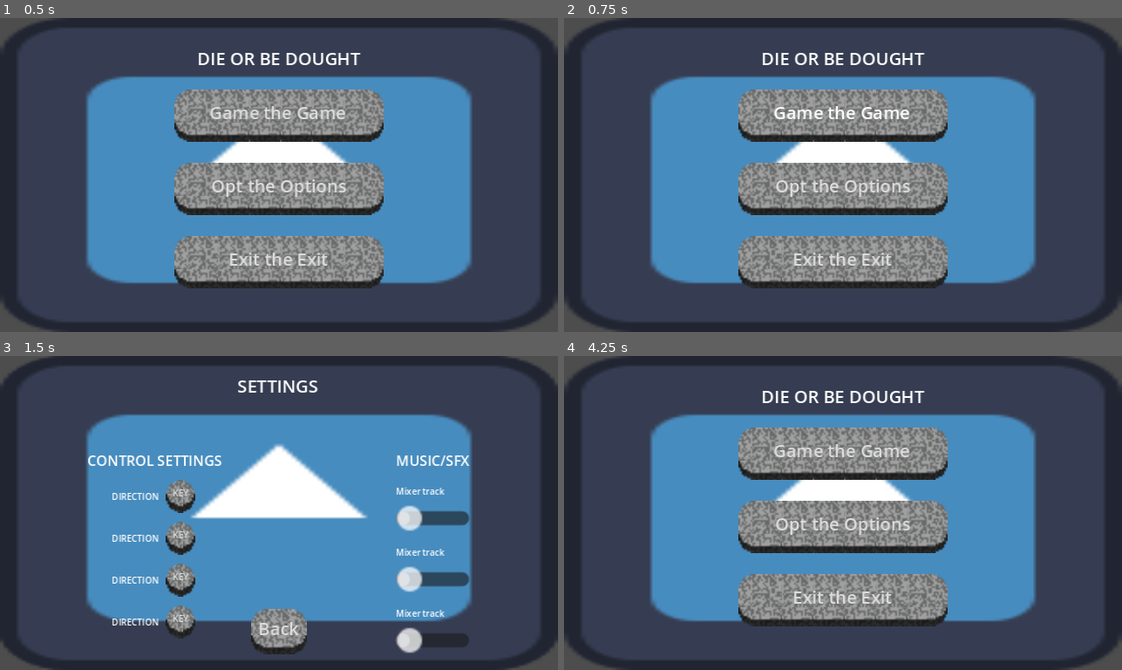
Above: before the commit, frames 1-4 (two rows, left to right).
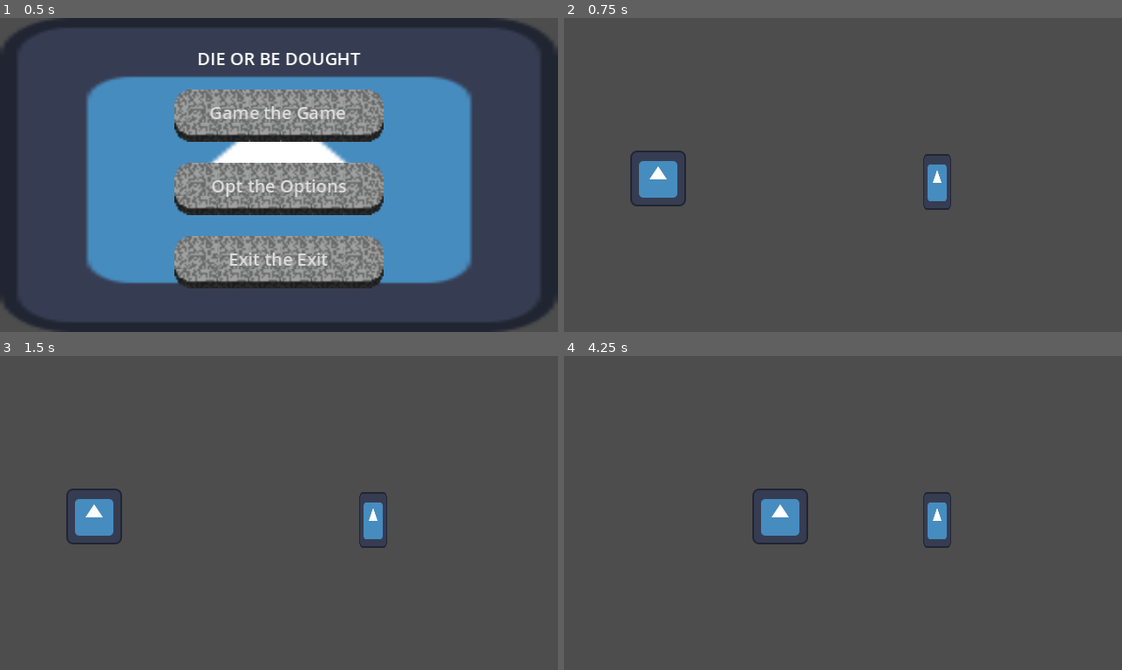
Above: after the commit, the same moments.

Repository: KxUgh/48h-game-jam-game
Game: Godot game, scene res://scenes/main_menu.tscn
Same seed, same stepped clock (60 frames per second), same inputs: the game is played once before the commit and once after it. The engine's default icon, where the game draws it, is replaced by a stand-in: a white triangle on a blue panel in a dark square.
Inputs (mouse positions are in pixels of both pictures, inside the frame that each line leads up to):
- Up to frame 1 (0.5 s): no input
- Up to frame 2 (0.75 s): click "Game the Game" at 0.5 s
- Up to frame 3 (1.5 s): click (279, 525) at 1.25 s, where only the run before the commit has a clickable "Opt the Options"
- Up to frame 4 (4.25 s): click (742, 494) at 2 s, where only the run before the commit has a clickable "KEY"; click (843, 632) at 2.75 s, where only the run before the commit has a clickable "Back"; tap Enter at 3.5 s; hold D (right) from 3.53 s (still down)

Frame 1 is identical in both runs. In frame 2, 58% of the frame differs, in the area x 0-100%, y 0-100%; in frame 3, 60%; in frame 4, 58%.

Commit message:
Add caveman

Diff:
--- /dev/null
+++ b/scenes/caveman.tscn
@@ -0,0 +1,29 @@
+[gd_scene load_steps=4 format=3 uid="uid://i08j2b1vco1c"]
+
+[ext_resource type="Script" path="res://scripts/caveman.gd" id="1_0q23h"]
+[ext_resource type="Texture2D" uid="uid://o68a8bjvx1yl" path="res://assets/icon.svg" id="2_w5xib"]
+
+[sub_resource type="CapsuleShape2D" id="CapsuleShape2D_ttnv6"]
+radius = 8.0
+height = 32.0
+
+[node name="Caveman" type="CharacterBody2D" node_paths=PackedStringArray("nav_agent", "nav_timer")]
+motion_mode = 1
+wall_min_slide_angle = 0.0
+script = ExtResource("1_0q23h")
+nav_agent = NodePath("NavigationAgent2D")
+nav_timer = NodePath("NavTimer")
+speed = 200.0
+
+[node name="CollisionShape2D" type="CollisionShape2D" parent="."]
+shape = SubResource("CapsuleShape2D_ttnv6")
+
+[node name="Sprite2D" type="Sprite2D" parent="."]
+scale = Vector2(0.125, 0.25)
+texture = ExtResource("2_w5xib")
+
+[node name="NavigationAgent2D" type="NavigationAgent2D" parent="."]
+
+[node name="NavTimer" type="Timer" parent="."]
+wait_time = 0.5
+autostart = true
--- a/scenes/main.tscn
+++ b/scenes/main.tscn
@@ -1,25 +1,14 @@
-[gd_scene load_steps=5 format=3 uid="uid://bu2vv3yml2k7d"]
+[gd_scene load_steps=3 format=3 uid="uid://bu2vv3yml2k7d"]
 
-[ext_resource type="Script" path="res://scripts/entity.gd" id="1_ikyoa"]
-[ext_resource type="Texture2D" uid="uid://o68a8bjvx1yl" path="res://assets/icon.svg" id="2_dev1j"]
+[ext_resource type="PackedScene" uid="uid://i08j2b1vco1c" path="res://scenes/caveman.tscn" id="2_to06s"]
 [ext_resource type="PackedScene" uid="uid://by2vub21vtxyo" path="res://scenes/player.tscn" id="3_t447v"]
 
-[sub_resource type="CircleShape2D" id="CircleShape2D_jblvy"]
-radius = 32.0
-
 [node name="Node2D" type="Node2D"]
-
-[node name="Entity" type="CharacterBody2D" parent="."]
-script = ExtResource("1_ikyoa")
-
-[node name="CollisionShape2D" type="CollisionShape2D" parent="Entity"]
-shape = SubResource("CircleShape2D_jblvy")
-
-[node name="Sprite2D" type="Sprite2D" parent="Entity"]
-scale = Vector2(0.5, 0.5)
-texture = ExtResource("2_dev1j")
 
 [node name="Camera2D" type="Camera2D" parent="."]
 
 [node name="Player" parent="." instance=ExtResource("3_t447v")]
 position = Vector2(-106, 2)
+
+[node name="Caveman" parent="." instance=ExtResource("2_to06s")]
+position = Vector2(54, 4)
--- a/scenes/main_menu.tscn
+++ b/scenes/main_menu.tscn
@@ -1,12 +1,10 @@
-[gd_scene load_steps=6 format=3 uid="uid://dct4xvjivp1jr"]
+[gd_scene load_steps=6 format=3 uid="uid://hk4g02x0pyh7"]
 
-[ext_resource type="Theme" uid="uid://dwk1p53yoy1hp" path="res://assets/theme.tres" id="1_1vmj7"]
+[ext_resource type="Theme" uid="uid://btae84e240kr" path="res://assets/theme.tres" id="1_1vmj7"]
 [ext_resource type="Script" path="res://scripts/main_menu.gd" id="1_h6ljb"]
 [ext_resource type="Texture2D" uid="uid://o68a8bjvx1yl" path="res://assets/icon.svg" id="1_kv2id"]
-[ext_resource type="PackedScene" uid="uid://bu5isc74wt57b" path="res://scenes/options_menu.tscn" id="3_xd4sc"]
-
-[sub_resource type="Resource" id="Resource_x6s82"]
-metadata/__load_path__ = "res://scenes/main.tscn"
+[ext_resource type="PackedScene" uid="uid://bu2vv3yml2k7d" path="res://scenes/main.tscn" id="3_870wq"]
+[ext_resource type="PackedScene" path="res://scenes/options_menu.tscn" id="3_xd4sc"]
 
 [node name="Main_Menu" type="Control" node_paths=PackedStringArray("start_button", "options_button", "exit_button", "options_menu", "margin_containter")]
 layout_mode = 3
@@ -20,7 +18,7 @@
 start_button = NodePath("MarginContainer/HBoxContainer/VBoxContainer/Start_Button")
 options_button = NodePath("MarginContainer/HBoxContainer/VBoxContainer/Options_Button")
 exit_button = NodePath("MarginContainer/HBoxContainer/VBoxContainer/Exit_Button")
-start_level = SubResource("Resource_x6s82")
+start_level = ExtResource("3_870wq")
 options_menu = NodePath("Options_Menu")
 margin_containter = NodePath("MarginContainer")
 
--- a/scenes/player.tscn
+++ b/scenes/player.tscn
@@ -7,7 +7,8 @@
 radius = 16.0
 height = 32.0
 
-[node name="Player" type="CharacterBody2D"]
+[node name="Player" type="CharacterBody2D" groups=["Players"]]
+motion_mode = 1
 script = ExtResource("1_8x3jl")
 speed = 100.0
 
--- /dev/null
+++ b/scripts/caveman.gd
@@ -0,0 +1,25 @@
+extends Enemy
+
+@export var nav_agent: NavigationAgent2D
+@export var nav_timer: Timer
+
+var target: Player
+
+func _ready() -> void:
+	find_target()
+	nav_timer.timeout.connect(update_nav_agent)
+
+func _physics_process(delta: float) -> void:
+	var next_path_position: Vector2 = nav_agent.get_next_path_position()
+	var direction: Vector2 = position.direction_to(next_path_position)
+
+	velocity = direction * speed
+	move_and_slide()
+
+func find_target() -> void:
+	var players = get_tree().get_nodes_in_group("Players")
+	if len(players) > 0:
+		target = players[0]
+
+func update_nav_agent() -> void:
+	nav_agent.target_position = target.position
Not shown: 1 places in assets/theme.tres that only renumber resources
